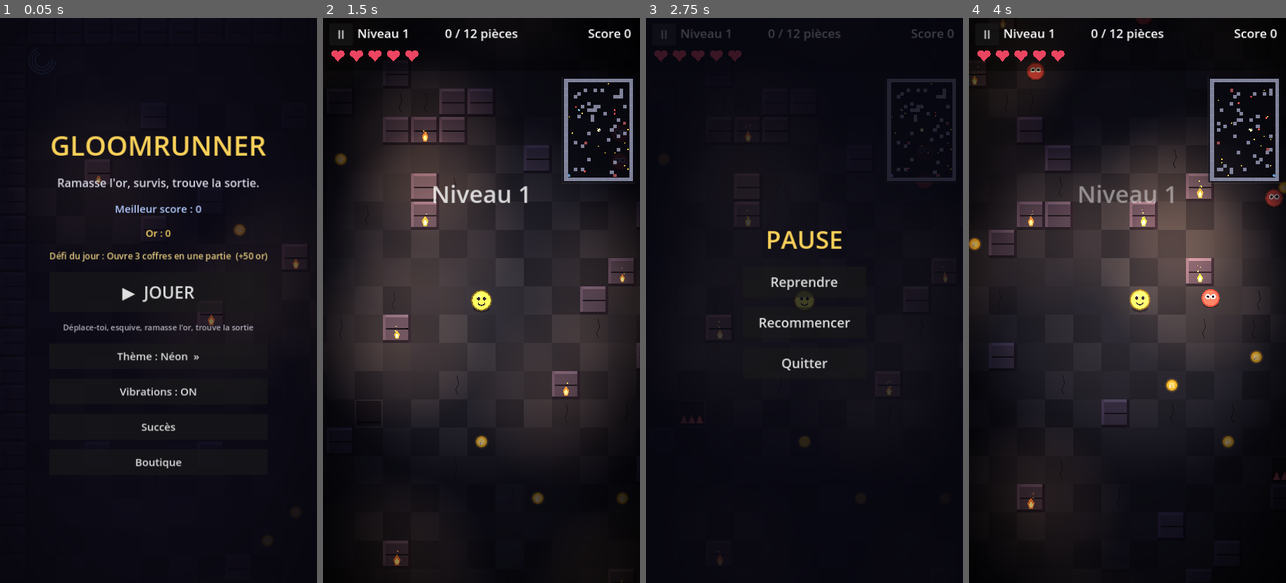
Above: before the commit, frames 1-4 (left to right).
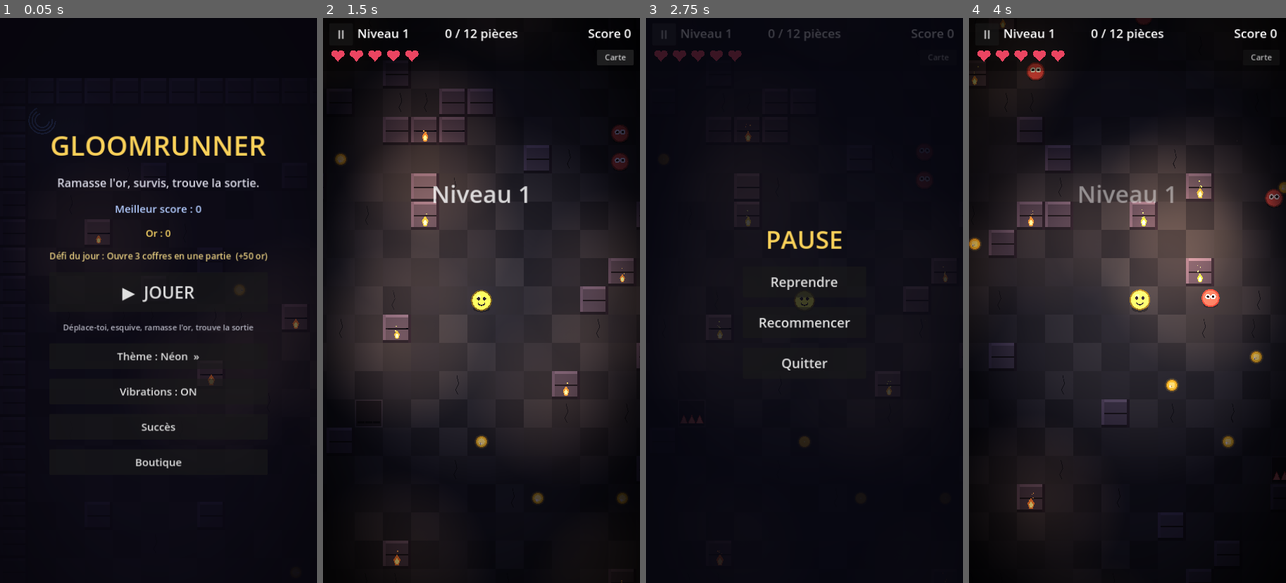
Above: after the commit, the same moments.

Repository: keerigan/godot-dungeon
Game: Godot game, scene res://scenes/Main.tscn
The game is run twice, just before and just after one commit, with the same random seed, the same clock (stepped at 60 frames per second) and the same inputs.
Inputs (mouse positions are in pixels of both pictures, inside the frame that each line leads up to):
- Up to frame 1 (0.05 s): no input
- Up to frame 2 (1.5 s): click "▶ JOUER" at 0.5 s; click (614, 57) at 1.25 s, where only the run after the commit has a clickable "Carte"
- Up to frame 3 (2.75 s): click "II" at 2 s
- Up to frame 4 (4 s): click "Recommencer" at 2.75 s; tap Enter at 3.5 s; move the mouse to (1197, 272) at 3.52 s; hold D from 3.53 s (still down); tap E at 3.6 s; click (1197, 272) at 3.67 s

The runs differ from the first frame. In frame 1, 0.4% of the frame differs, in the area x 8-95%, y 7-65%; in frame 2, 1.5%, in the area x 75-99%, y 5-30%; in frame 3, 1.0%; in frame 4, 1.1%.

Commit message:
Terrain caché par le HUD : marge caméra + mini-carte translucide/masquable
- La caméra laisse une marge en haut (et un peu en bas) pour que les bords de
  l'arène passent SOUS le HUD au lieu d'être coincés dessous quand la caméra
  bute contre les murs : les pièces près des bords sont désormais visibles.
  Fond sombre étendu pour que ces marges restent noires.
- Mini-carte plus petite (156->130) et translucide, avec un bouton « Carte »
  pour la masquer/afficher (elle pouvait cacher des pièces).

Validé : import + rendu en jeu (héros près du mur du haut) vérifiés.

Co-Authored-By: Claude Opus 4.8 <noreply@anthropic.com>
Claude-Session: https://claude.ai/code/session_01WATrZWmuEbz921xMfBvaBQ

Diff:
--- a/scripts/Game.gd
+++ b/scripts/Game.gd
@@ -10,6 +10,10 @@
 const ROWS := 31
 const MAP_W := COLS * TILE
 const MAP_H := ROWS * TILE
+# Marges laissées à la caméra pour que les bords de l'arène passent sous le HUD
+# (barre du haut, joystick / bouton objet en bas) au lieu d'être cachés.
+const HUD_TOP_INSET := 136
+const HUD_BOTTOM_INSET := 84
 const SPAWN_CELL := Vector2i(COLS / 2, ROWS / 2)
 const SAVE_PATH := "user://dungeon.cfg"
 
@@ -181,6 +185,7 @@
 var coins_label: Label
 var score_label: Label
 var hearts: HeartsBar
+var minimap: Minimap
 var flash_label: Label
 var title_root: Control
 var title_best: Label
@@ -932,9 +937,9 @@
 
 	camera = Camera2D.new()
 	camera.limit_left = 0
-	camera.limit_top = 0
+	camera.limit_top = -HUD_TOP_INSET
 	camera.limit_right = MAP_W
-	camera.limit_bottom = MAP_H
+	camera.limit_bottom = MAP_H + HUD_BOTTOM_INSET
 	camera.position_smoothing_enabled = true
 	camera.position_smoothing_speed = 8.0
 	player.add_child(camera)
@@ -1036,6 +1041,9 @@
 func _draw() -> void:
 	if walls.is_empty():
 		return
+	# Fond sombre débordant : couvre les marges hors-carte dégagées pour le HUD
+	# afin qu'elles restent noires (et non de la couleur d'effacement par défaut).
+	draw_rect(Rect2(-220, -220, MAP_W + 440, MAP_H + 440), Color(0.02, 0.02, 0.045))
 	for y in ROWS:
 		for x in COLS:
 			if walls[y][x]:
@@ -1132,10 +1140,21 @@
 	hearts.position = Vector2(34, 84)
 	hud_root.add_child(hearts)
 
-	var mm := Minimap.new()
-	mm.game = self
-	mm.position = Vector2(720 - Minimap.MM_W - 16, 138)
-	hud_root.add_child(mm)
+	minimap = Minimap.new()
+	minimap.game = self
+	minimap.position = Vector2(720 - Minimap.MM_W - 14, 128)
+	hud_root.add_child(minimap)
+
+	# Bouton pour masquer/afficher la mini-carte (elle peut cacher des pièces)
+	var map_toggle := Button.new()
+	map_toggle.text = "Carte"
+	map_toggle.add_theme_font_size_override("font_size", 18)
+	map_toggle.size = Vector2(84, 34)
+	map_toggle.position = Vector2(720 - 98, 72)
+	map_toggle.focus_mode = Control.FOCUS_NONE
+	map_toggle.modulate = Color(1, 1, 1, 0.8)
+	map_toggle.pressed.connect(func() -> void: minimap.visible = not minimap.visible)
+	hud_root.add_child(map_toggle)
 
 	flash_label = Label.new()
 	flash_label.add_theme_font_size_override("font_size", 54)
--- a/scripts/Minimap.gd
+++ b/scripts/Minimap.gd
@@ -5,7 +5,7 @@
 
 var game            ## Référence au nœud Game (accès dynamique)
 
-const MM_W := 156.0   ## Largeur de la mini-carte (px écran)
+const MM_W := 130.0   ## Largeur de la mini-carte (px écran)
 
 
 func _process(_delta: float) -> void:
@@ -24,15 +24,15 @@
 	var mm_h: float = cw * rows
 	var tile: float = game.TILE
 
-	# Fond
-	draw_rect(Rect2(-5, -5, MM_W + 10, mm_h + 10), Color(0.03, 0.03, 0.06, 0.62))
+	# Fond (translucide pour ne pas masquer complètement le terrain dessous)
+	draw_rect(Rect2(-5, -5, MM_W + 10, mm_h + 10), Color(0.03, 0.03, 0.06, 0.40))
 	draw_rect(Rect2(-5, -5, MM_W + 10, mm_h + 10), Color(1, 1, 1, 0.12), false, 1.0)
 
 	# Murs
 	for y in rows:
 		for x in cols:
 			if walls[y][x]:
-				draw_rect(Rect2(x * cw, y * cw, cw + 0.6, cw + 0.6), Color(0.55, 0.56, 0.66, 0.9))
+				draw_rect(Rect2(x * cw, y * cw, cw + 0.6, cw + 0.6), Color(0.55, 0.56, 0.66, 0.75))
 
 	# Pièces
 	for c in game.coins:
